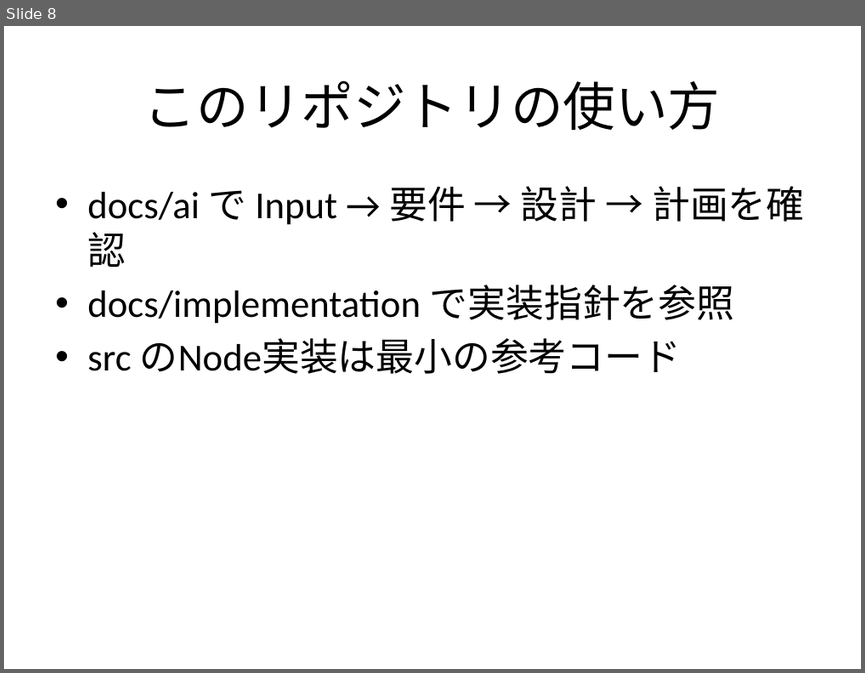
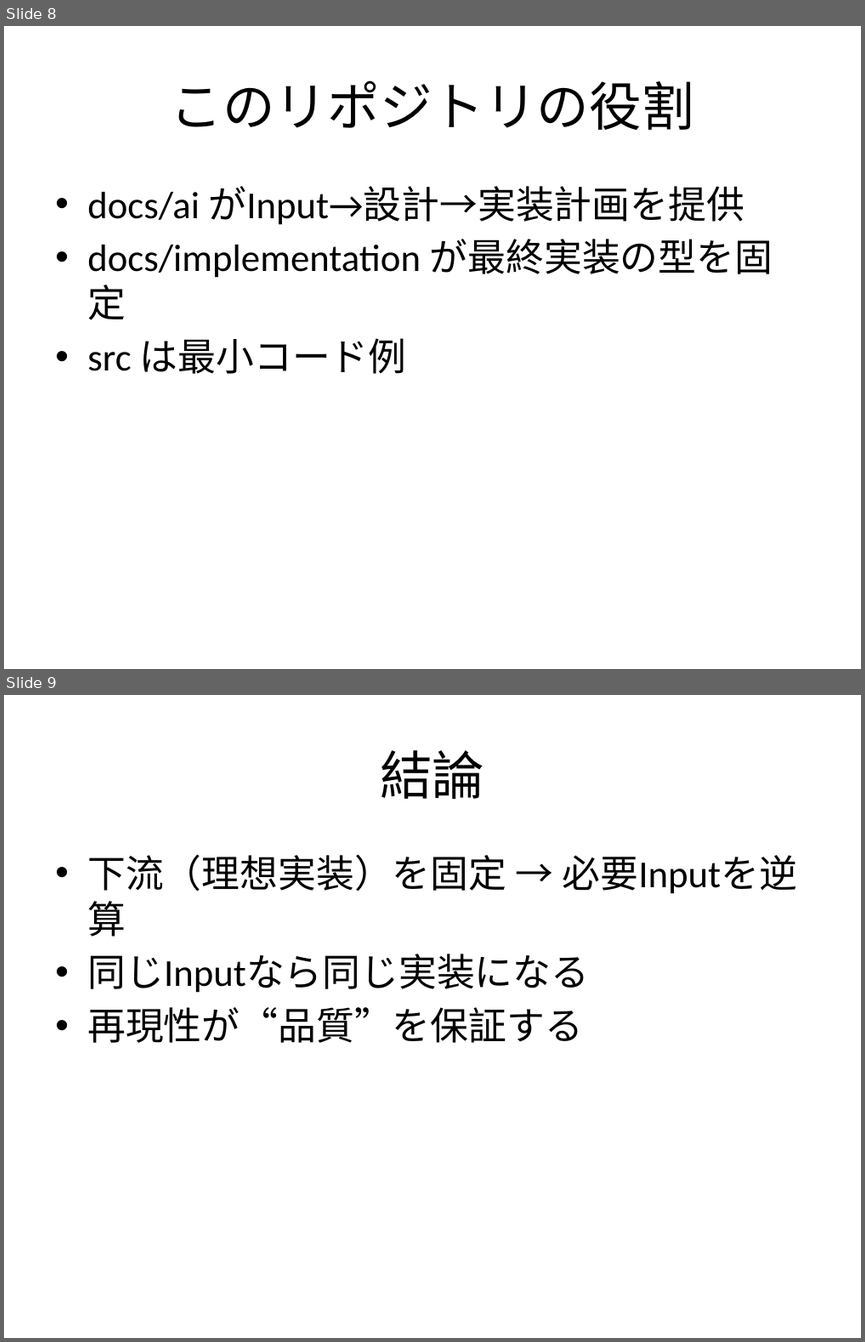
Before and after one commit to ttoaistudio/ai-driven-development, a slide deck: slides/ai-driven-development-intent.pptx. Shown one above the other, each under a label of ours: slide 8 before the commit, slides 8 and 9 after it. The pictures are 865x673 and 865x1342 pixels, drawn with LibreOffice and Linux fonts; fonts in the diff are those of the drawing. Boxes give left, top, right and bottom in pixels: in the first picture for what was removed or moved away, otherwise in the second. Text is boxed around its words. In the diff, an @@ line names an element or a change of style, - is before the commit and + after.

Commit message:
Reframe docs and slides for downstream-driven clean architecture

```diff
--- a/slides/ai-driven-development-intent.pptx
+++ b/slides/ai-driven-development-intent.pptx
@@ slide 9 added at (x1=4, y1=695, x2=861, y2=1338), background #FFFFFF @@
@@ title added at (x1=380, y1=750, x2=484, y2=800), 44 pt, text #000000 @@
+結論
@@ text added at (x1=87, y1=854, x2=797, y2=1043), 32 pt, text #000000 @@
+• 下流（理想実装）を固定 → 必要Inputを逆算
+• 同じInputなら同じ実装になる
+• 再現性が“品質”を保証する
@@ slide 8 changed as well @@
@@ title at (x1=171, y1=80, x2=694, y2=130): text changed @@
-このリポジトリの使い方
+このリポジトリの役割
@@ text at (x1=87, y1=186, x2=772, y2=374): text changed @@
-• docs/ai で Input → 要件 → 設計 → 計画を確認
-• docs/implementation で実装指針を参照
-• src のNode実装は最小の参考コード
+• docs/ai がInput→設計→実装計画を提供
+• docs/implementation が最終実装の型を固定
+• src は最小コード例
```
Also in this commit, not shown: 2 other slides changed, 5 other slides added, 6 slides removed, 5 other files.
